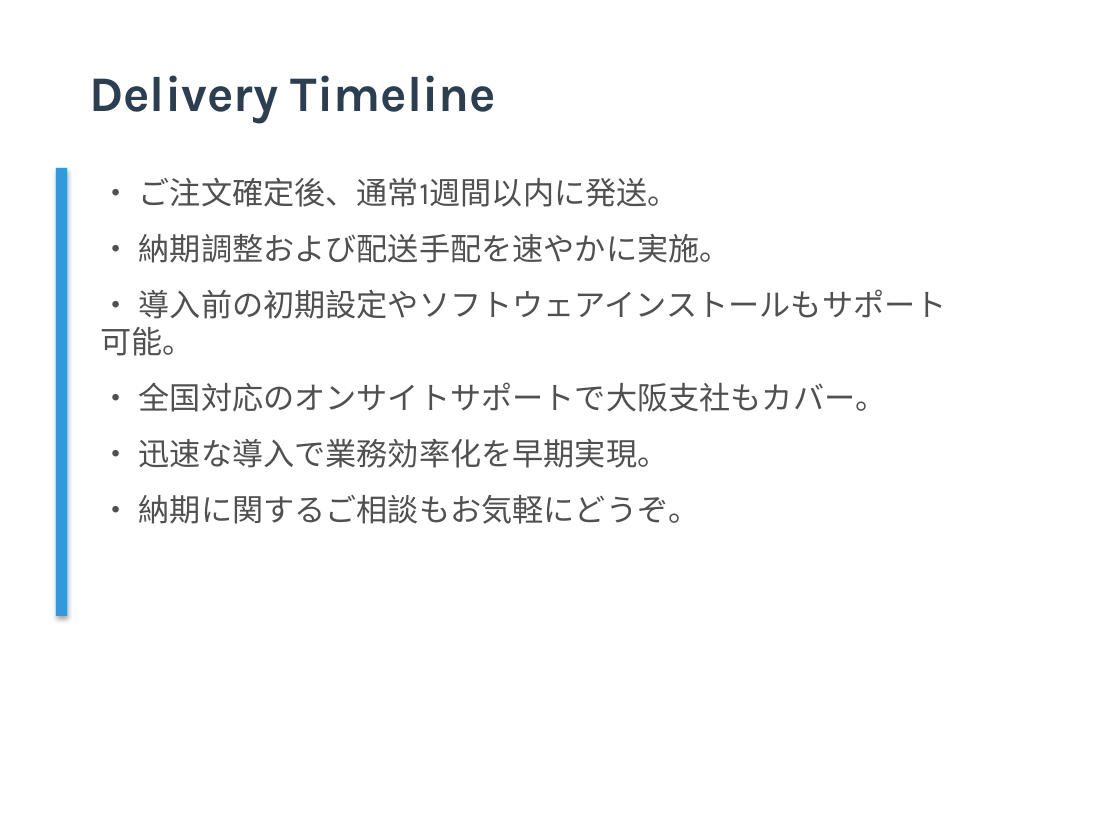
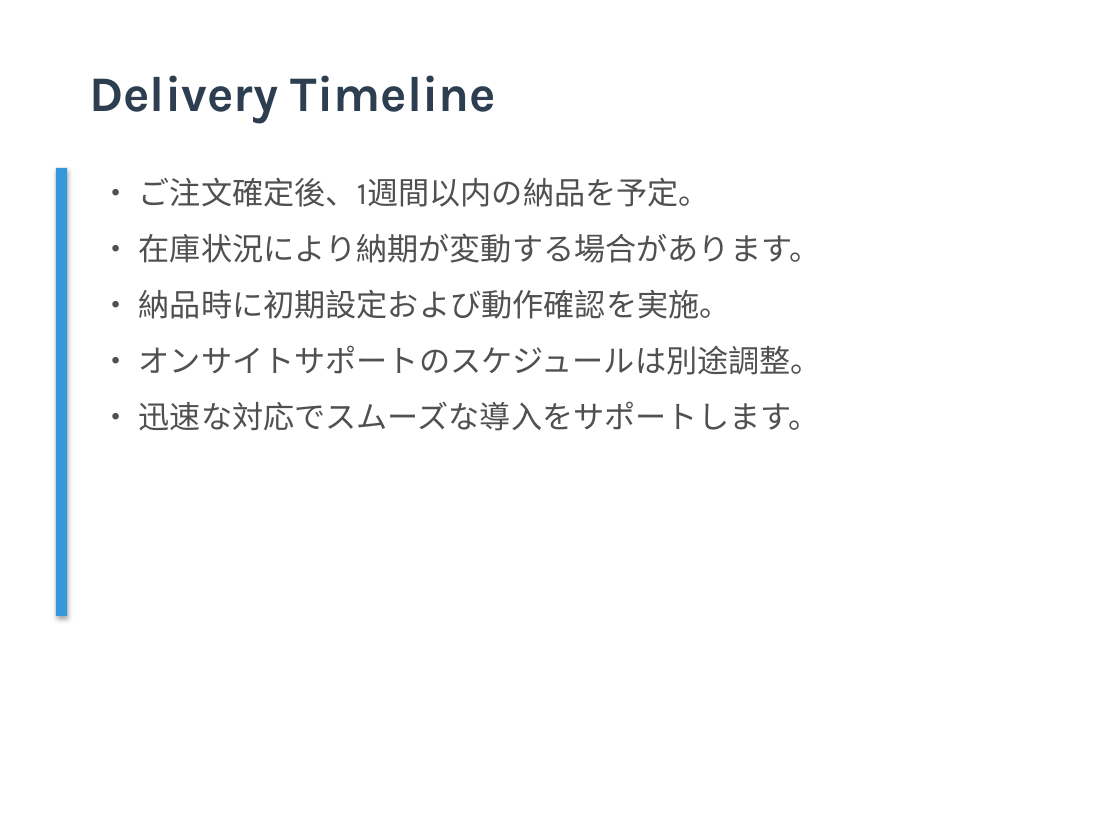
Before and after one commit to TejasGupta-27/b2b-sales-backend, a slide deck: slide 8 of Data/pitch_decks/pitch_deck_001.pptx. Drawn at 1120x840 pixels with LibreOffice and Linux fonts; fonts in the diff are those of the drawing. Boxes give left, top, right and bottom in pixels: in the first picture for what was removed or moved away, otherwise in the second. Text is boxed around its words. In the diff, an @@ line names an element or a change of style, - is before the commit and + after.

```diff
--- a/Data/pitch_decks/pitch_deck_001.pptx
+++ b/Data/pitch_decks/pitch_deck_001.pptx
@@ text at (x1=139, y1=178, x2=822, y2=431): text changed @@
-• ご注文確定後、通常1週間以内に発送。
-• 納期調整および配送手配を速やかに実施。
-• 導入前の初期設定やソフトウェアインストールもサポート可能。
-• 全国対応のオンサイトサポートで大阪支社もカバー。
-• 迅速な導入で業務効率化を早期実現。
-• 納期に関するご相談もお気軽にどうぞ。
+• ご注文確定後、1週間以内の納品を予定。
+• 在庫状況により納期が変動する場合があります。
+• 納品時に初期設定および動作確認を実施。
+• オンサイトサポートのスケジュールは別途調整。
+• 迅速な対応でスムーズな導入をサポートします。
```
Also in this commit, not shown: 8 other slides changed, 5 other files.
